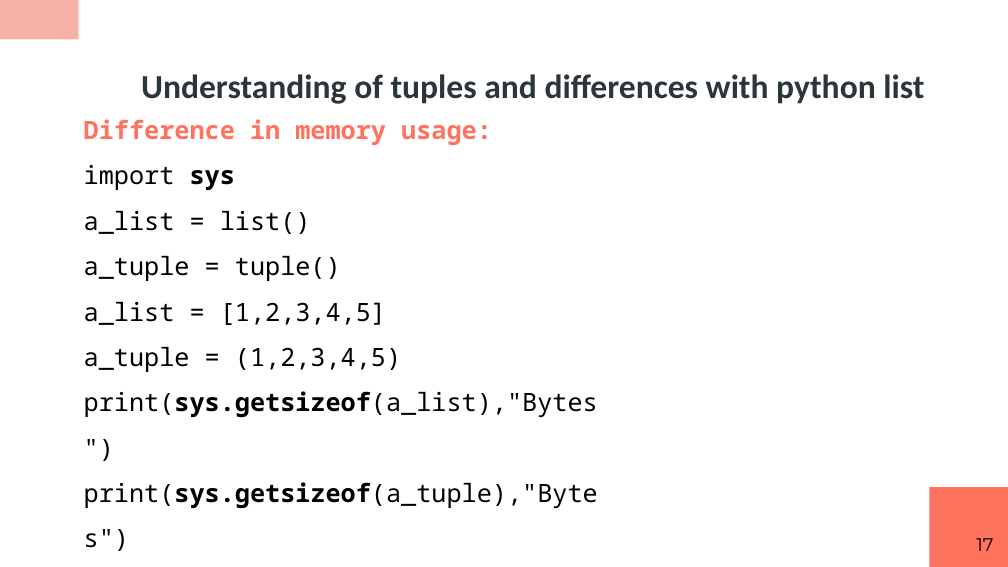
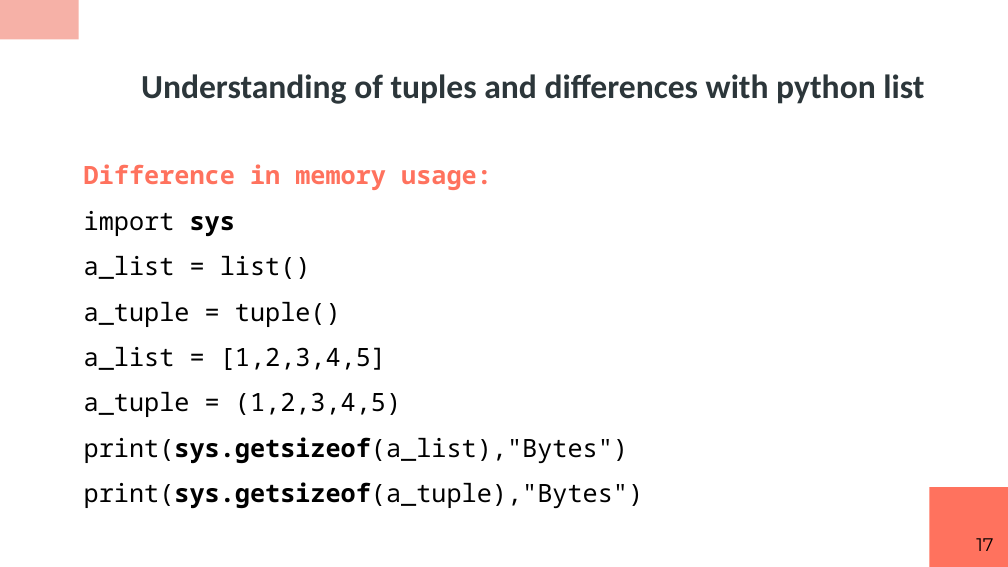
Before and after one commit to RashmivernekarN/ai_with_python_keonics, a slide deck: slide 17 of module2/ppt/Advanced Concepts Using Datastructures.pptx. Drawn at 1008x567 pixels with LibreOffice and Linux fonts; fonts in the diff are those of the drawing. Boxes give left, top, right and bottom in pixels: in the first picture for what was removed or moved away, otherwise in the second. Text is boxed around its words. In the diff, an @@ line names an element or a change of style, - is before the commit and + after.

```diff
--- a/module2/ppt/Advanced Concepts Using Datastructures.pptx
+++ b/module2/ppt/Advanced Concepts Using Datastructures.pptx
@@ text "Difference in memory usage:" rewrapped from (84,119,598,508) to (84,164,643,508) @@
```
Also in this commit, not shown: 4 other slides changed, 18 slides added, 2 other files.
